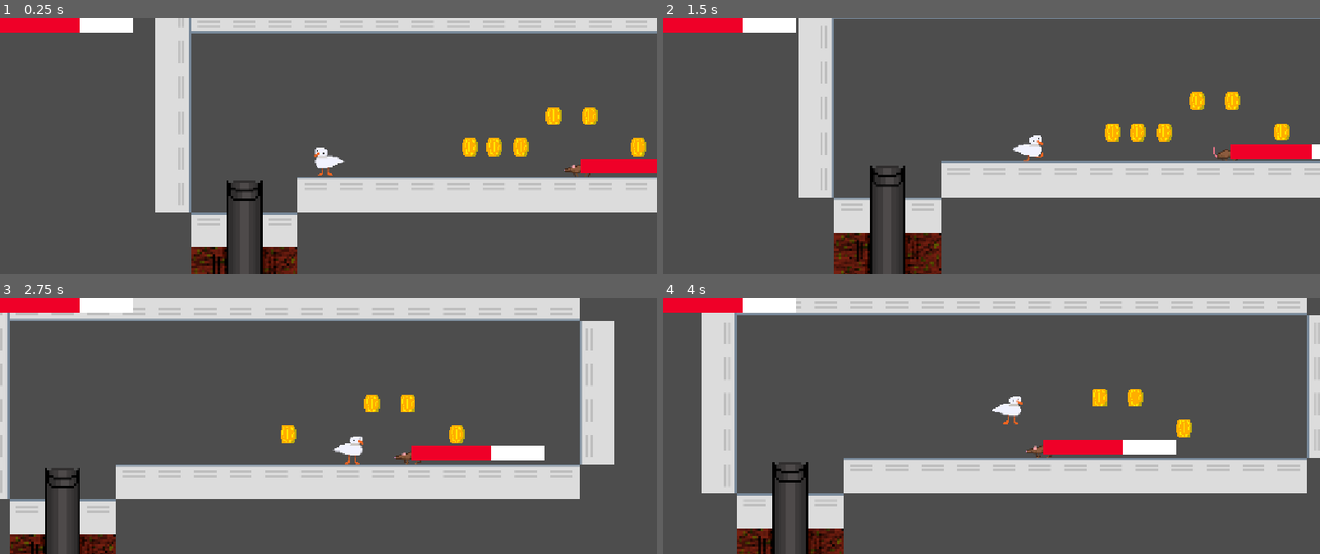
Above: before the commit, frames 1-4 (two rows, left to right).
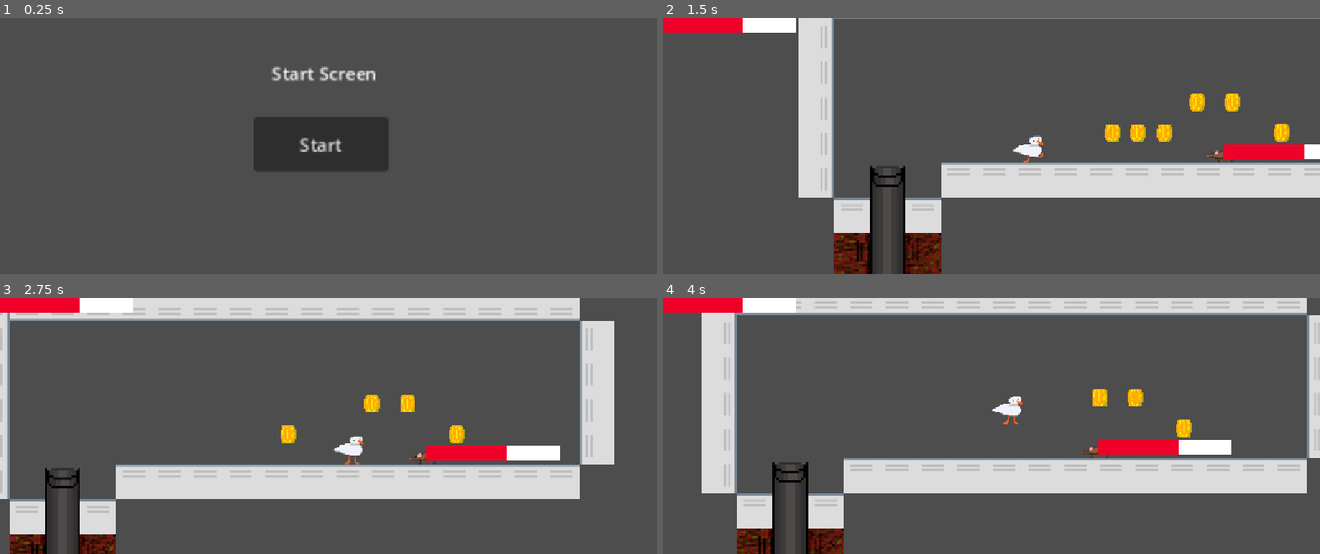
Above: after the commit, the same moments.

Repository: Mango-The-Froot/Duhk
Game: Godot game, scene res://Collab/Scenes/StartScreen.tscn
The game is run twice, just before and just after one commit, with the same random seed, the same clock (stepped at 60 frames per second) and the same inputs. Before the commit the project starts from res://Collab/Scenes/Duhk.tscn.
Inputs (mouse positions are in pixels of both pictures, inside the frame that each line leads up to):
- Up to frame 1 (0.25 s): no input
- Up to frame 2 (1.5 s): click (984, 143) at 0.5 s, where only the run after the commit has a clickable "Start"; tap E at 1.25 s; hold Right (Right) from 1.28 s (still down); tap Shift (Dash) at 1.35 s
- Up to frame 3 (2.75 s): keep holding Right (Right); tap Space (Jump) at 1.52, 1.82, 2.27, 2.57 s; tap E at 2 s; tap Shift (Dash) at 2.1 s
- Up to frame 4 (4 s): tap E at 2.75, 3.5 s; release Right (Right) at 2.78 s; hold Left (Left) 2.78-3.53 s; tap Shift (Dash) at 2.85, 3.6 s; hold Right (Right) from 3.53 s (still down); tap Space (Jump) at 3.77 s

The runs differ from the first frame. In frame 1, 27% of the frame differs, in the area x 0-100%, y 0-100%; in frame 2, 1.4%; in frame 3, 0.5%; in frame 4, 1.5%.

Commit message:
Added Start Screen

Diff:
--- /dev/null
+++ b/Collab/Scenes/StartScreen.tscn
@@ -0,0 +1,41 @@
+[gd_scene format=3 uid="uid://cu1jfrcw8l312"]
+
+[ext_resource type="Script" uid="uid://bdurcp6qx2f7n" path="res://button.gd" id="1_t2cd7"]
+
+[node name="Control" type="Control" unique_id=1268491481]
+layout_mode = 3
+anchors_preset = 15
+anchor_right = 1.0
+anchor_bottom = 1.0
+offset_left = 232.0
+offset_top = -19.0
+offset_right = 232.0
+offset_bottom = -19.0
+grow_horizontal = 2
+grow_vertical = 2
+
+[node name="RichTextLabel" type="RichTextLabel" parent="." unique_id=1525652080]
+layout_mode = 0
+offset_top = -119.0
+offset_right = 240.0
+offset_bottom = 23.0
+theme_override_colors/font_selected_color = Color(0.72156864, 0, 0, 0)
+text = "Start Screen"
+horizontal_alignment = 1
+
+[node name="Button" type="Button" parent="." unique_id=1915005870]
+layout_mode = 1
+anchors_preset = -1
+anchor_right = 0.051000003
+offset_left = 56.0
+offset_top = -68.0
+offset_right = 116.81999
+offset_bottom = -19.0
+text = "Start"
+script = ExtResource("1_t2cd7")
+
+[node name="Camera2D" type="Camera2D" parent="." unique_id=1053175217]
+position = Vector2(123, -42)
+zoom = Vector2(2, 2)
+
+[connection signal="pressed" from="Button" to="Button" method="_on_pressed"]
--- /dev/null
+++ b/button.gd
@@ -0,0 +1,15 @@
+extends Button
+
+
+# Called when the node enters the scene tree for the first time.
+func _ready() -> void:
+	pass # Replace with function body.
+
+
+# Called every frame. 'delta' is the elapsed time since the previous frame.
+func _process(delta: float) -> void:
+	pass
+
+
+func _on_pressed() -> void:
+	get_tree().change_scene_to_file("res://Collab/Scenes/Duhk.tscn")
--- a/project.godot
+++ b/project.godot
@@ -11,7 +11,7 @@
 [application]
 
 config/name="Duhk"
-run/main_scene="uid://cv28ldnnaejbv"
+run/main_scene="uid://cu1jfrcw8l312"
 config/features=PackedStringArray("4.6", "Forward Plus")
 config/icon="res://Collab/Assets/Sprites/icon.svg"
 
Not shown, added: button.gd.uid
